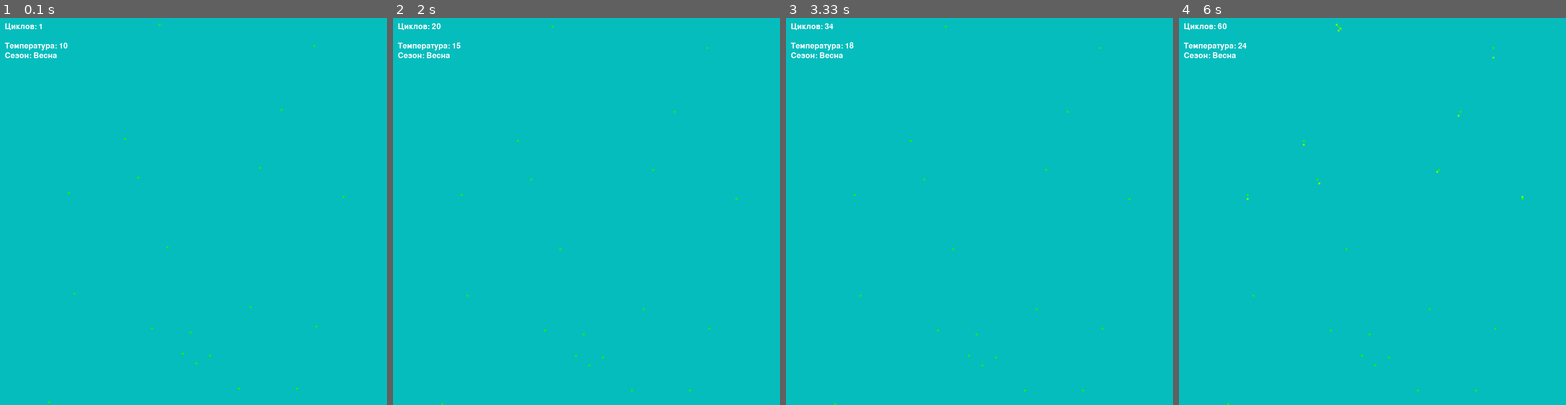
Above: before the commit, frames 1-4 (left to right).
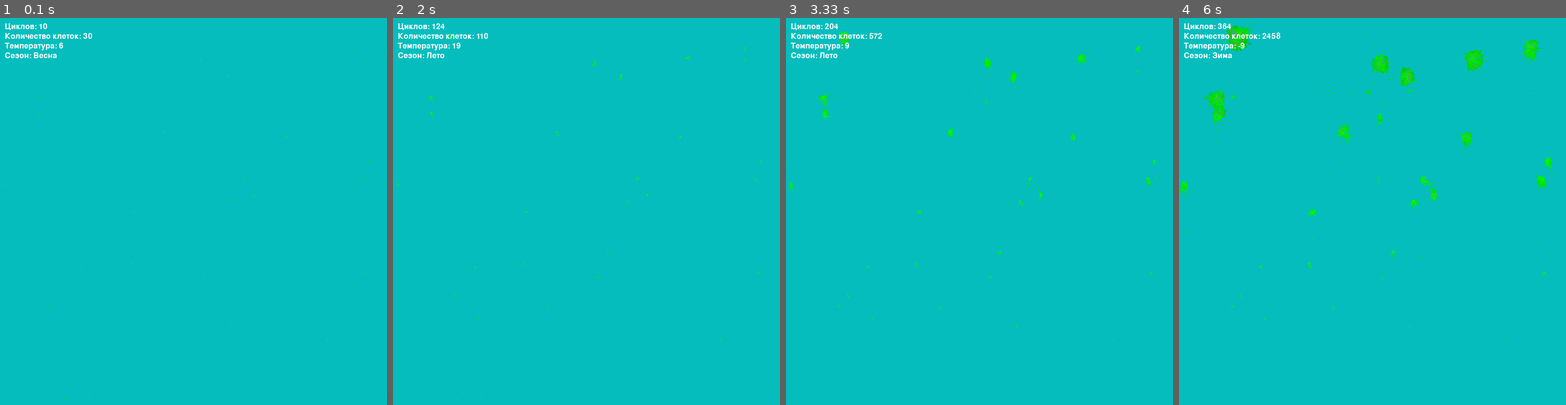
Above: after the commit, the same moments.

Repository: PilotOfAsuka/CellLabPython
Game: pygame game, started from BotsPython.py
The game is run twice, just before and just after one commit, with the same random seed, the same clock (stepped at 60 frames per second) and the same inputs.
Inputs:
- Up to frame 1 (0.1 s): no input
- Up to frame 2 (2 s): no input
- Up to frame 3 (3.33 s): no input
- Up to frame 4 (6 s): tap Enter every 0.33 s from 3.33 to 5.67 s

The runs differ from the first frame. In frame 1, 0.3% of the frame differs, in the area x 1-100%, y 1-100%; in frame 2, 0.4%; in frame 3, 0.7%; in frame 4, 1.9%, in the area x 0-97%, y 1-100%.

Commit message:
Update BotsPython.py Bug FIx ;)
Добавлен появление органической еды, структурирование кода, Bug Fix. В планах добавить хищников

Diff:
--- a/BotsPython.py
+++ b/BotsPython.py
@@ -4,31 +4,36 @@
 import math
 import copy
 
-# Инициализация Pygame
+# функция мутации
+def mutate_genome(genome):
+    mutation_chance = 0.05  # Шанс мутации для каждого гена
+    for i in range(len(genome)):
+        if random.random() < mutation_chance:
+            genome[i] = random.randint(0, 63)  # Новое случайное значение гена
+
+# Инициализация Pygame И его составляющих
 pygame.init()
+font = pygame.font.SysFont(None, 24)  # Выберите подходящий шрифт и размер
 
 # Константы
 WIDTH, HEIGHT = 800, 800
-CELL_SIZE = 4 # размер клетки изменяя этот параметр меняется масштаб
-GRID_SIZE = WIDTH // CELL_SIZE
+CELL_SIZE = 2 # размер клетки изменяя этот параметр меняется масштаб
+GRID_SIZE_W = WIDTH // CELL_SIZE
+GRID_SIZE_H = HEIGHT // CELL_SIZE
 cycle_count = 0
-max_temperature_change = 20  # Максимальное изменение температуры
-base_temperature = 10  # Базовая температура
-START_NUMOFCELL = 20 # Количество начальных клеток
+max_temperature_change = 15  # Максимальное изменение температуры
+base_temperature = 5  # Базовая температура
+START_NUM_OF_CELL = 30 # Количество начальных клеток
 Gen_size = 64 #Размер гена
-# словарь направлений
-class Direction:
-    UP = 0
-    RIGHT = 1
-    DOWN = 2
-    LEFT = 3
-
-move_actions = {
-    Direction.UP: lambda: (0, -1),   # Вверх
-    Direction.RIGHT: lambda: (1, 0), # Вправо
-    Direction.DOWN: lambda: (0, 1),  # Вниз
-    Direction.LEFT: lambda: (-1, 0), # Влево
-}
+
+# кортеж направлений
+move_actions = (
+    (0, -1),  # Вверх
+    (1, 0),  # Вправо
+    (0, 1),  # Вниз
+    (-1, 0)  # Влево
+)
+
 #>>>>>>>>>>><<<<<<<<<<<
 
 # Настройка окна
@@ -41,11 +46,18 @@
 BLACK = (0, 0, 0)
 FOOD_COLOR = (133,133,133)
 
+class Food:
+    def __init__(self, world, food=0, x = 0, y = 0, color=FOOD_COLOR):
+        self.world = world
+        self.food = food
+        self.color = color
+        self.position = (x, y)
 
 # Класс BotGenome, определяющий поведение и свойства бота
 class BotGenome:
-    def __init__(self, food = 500, x = 0, y = 0, color=(0, 255, 0), genome=[random.randint(0, 63) for _ in range(Gen_size)]):
+    def __init__(self, world, food = 500, x = 0, y = 0, color=(0, 255, 0), genome=[random.randint(0, 63) for _ in range(Gen_size)]):
         # Инициализация генома с заданным размером
+        self.world = world
         self.genome = genome
         self.ptr = 0  # УТК (указатель текущей команды)
         self.food = food
@@ -54,24 +66,24 @@
     MAX_ENERGY = 2100  # Максимальный уровень энергии для бота
 
         # функция выполнения генома
-    def execute_genome(self, world_grid):
-        self.food -= calculate_energy_cost(temperature, 15)
+    def execute_genome(self):
+        self.food -= calculate_energy_cost(self.world.temperature, 15)
         command = self.genome[self.ptr]
-        self.execute_command(command, world_grid)
+        self.execute_command(command)
         # Проверка на смерть бота, если его пищи нет
         if self.food < 0:
             x, y = self.position
-            world_grid[y][x] = None  # Удаление бота из сетки
+            self.world.world_grid[y][x] = None  # Удаление бота из сетки
         if self.food >= 2000:
-            self.reproduce(world_grid)
+            self.reproduce()
 
         # функция выполнений команд
-    def execute_command(self, command,world_grid):
+    def execute_command(self, command):
         # Выполнение команды в зависимости от числа
         if command in range(10,24):
             self.photosynthesis()
         elif command in range(25,30):
-            self.move(world_grid)
+            self.move()
         elif command == range(1,9):
             self.how_many_food()
         else:
@@ -80,8 +92,8 @@
 
         # функция фотосинтеза
     def photosynthesis(self):
-        light_intensity = get_light_intensity(self.position[1], cycle_count)
-        self.food += 1 * light_intensity   # Увеличиваем энергию в зависимости от интенсивности света
+        self.food += int(get_light_intensity(self.position[1], self.world.cycle_count))
+
         self.food = min(self.food, self.MAX_ENERGY)  # Ограничиваем максимальное количество энергии
         self.move_ptr()
 
@@ -97,30 +109,38 @@
         else:
             self.ptr = (self.ptr + self.genome[next_next_ptr_index]) % len(self.genome)
 
-        # функция движения клетки и проверки на столкновение
-
-    def move(self,world_grid):
+    # функция движения клетки и проверки на столкновение
+    def move(self):
         # Модификация для движения бота
         move_dir_index = (self.ptr + 1) % len(self.genome)
         move_dir = self.genome[move_dir_index] % 4  # Теперь у нас только 4 направления
-        dx, dy = move_actions.get(move_dir, lambda: (0, 0))()  # Получаем смещение
-        self.food -= calculate_energy_cost(temperature, 10)
+        dx, dy = move_actions[move_dir]  # Получаем смещение
 
         # Обновление позиции бота
         x, y = self.position
-        new_x, new_y = ((x + dx) % GRID_SIZE, (y + dy) % GRID_SIZE)
+        new_x = (x + dx) % GRID_SIZE_W
+        new_y = y + dy if -1 < y + dy < GRID_SIZE_H else y
 
             # Проверка, свободна ли новая позиция
-        if world_grid[new_y][new_x] is None:
+        if self.world.world_grid[new_y][new_x] is None:
             # Освобождаем текущую позицию
-            world_grid[y][x] = None
+            self.world.world_grid[y][x] = None
 
             # Перемещаем бота на новую позицию
             self.position = (new_x, new_y)
-            world_grid[new_y][new_x] = self
-
+            self.world.world_grid[new_y][new_x] = self
             # Уменьшение количества еды бота за движение
-            self.food -= 10  # логика расхода энергии
+            self.food -= calculate_energy_cost(self.world.temperature, 15)  # логика расхода энергии
+
+        elif isinstance(self.world.world_grid[new_y][new_x], Food):
+            # Освобождаем текущую позицию
+            self.world.world_grid[y][x] = None
+            # Перемещаем бота на новую позицию
+            self.world.world_grid[new_y][new_x] = self
+            self.position = (new_x, new_y)
+            # Увеличение энергии за еду (class Food)
+            self.food += 100  # логика расхода энергии
+
 
         dir_index = (self.ptr + 2) % len(self.genome)
         self.ptr = (self.ptr + self.genome[dir_index]) % len(self.genome)
@@ -135,56 +155,53 @@
         # Перемещения УТК к следующей команде
         self.ptr = (self.ptr + 1) % len(self.genome)
 
-        # функция мутации
-    def mutate_genome(self, genome):
-        mutation_chance = 0.05  # Шанс мутации для каждого гена
-        for i in range(len(genome)):
-            if random.random() < mutation_chance:
-                genome[i] = random.randint(0, 63)  # Новое случайное значение гена
-
-
         # функция деления
-    def reproduce(self, world_grid):
+    def reproduce(self):
         # Получаем список свободных позиций вокруг бота
-        free_positions = self.get_free_adjacent_positions(world_grid)
+        free_positions = self.get_free_adjacent_positions()
 
         if not free_positions:
-            self.food -= 500 # Нет свободных позиций для размножения
+            x, y = self.position
+            self.world.world_grid[y][x] = None # Удаление бота из сетки если Нет свободных позиций для размножения
+            if random.random() < 0.2:
+                self.world.world_grid[y][x] = Food(self, x=x,y=y,food=100)
             return
         # Выбираем случайную свободную позицию для нового бота
-        new_position = random.choice(free_positions)
-        x, y = new_position
+        x, y = random.choice(free_positions)
 
         # Копируем геном родителя
-        new_genome = copy.deepcopy(self.genome)
+        new_genome = self.genome.copy()
 
         # Проводим мутацию в геноме
-        self.mutate_genome(new_genome)
+        mutate_genome(new_genome)
 
         # Создаем нового бота с мутированным геномом
-        red_component = max(0, min(255, int(temperature * 5)))
-        new_color = (red_component, max(self.color[1] - 10, 0), 0)
-        new_bot = BotGenome(food=self.food // 2, x=x, y=y, color=new_color, genome=new_genome)
-        world_grid[y][x] = new_bot
+        new_color = (0, max(self.color[1] - 5, 0), 0)
+        new_bot = BotGenome(self.world, food=self.food // 2, x=x, y=y, color=new_color, genome=new_genome)
+        self.world.world_grid[y][x] = new_bot
         self.food //= 4
 
         # функция получения свободного места вокруг
-    def get_free_adjacent_positions(self, world_grid):
+    def get_free_adjacent_positions(self):
         x, y = self.position
         free_positions = []
-        for dx in [-1, 0, 1]:
-            for dy in [-1, 0, 1]:
-                if dx == 0 and dy == 0:
-                    continue
-                nx, ny = (x + dx) % GRID_SIZE, (y + dy) % GRID_SIZE
-                if world_grid[ny][nx] is None:
-                    free_positions.append((nx, ny))
+        for dx, dy in (
+                (-1, -1),
+                (0, -1),
+                (1, -1),
+                (1, 0),
+                (1, 1),
+                (0, 1),
+                (-1, 1),
+                (-1, 0),
+        ):
+            nx = (x + dx) % GRID_SIZE_W
+            ny = y + dy if -1 < y + dy < GRID_SIZE_H else y
+            if self.world.world_grid[ny][nx] is None:
+                free_positions.append((nx, ny))
         return free_positions
 
-
-
-
-#>>>>>>отдельные функции<<<<<<<<<
+# >>>>>>отдельные функции<<<<<<<<<
 # функция расчёта потребления энергии от температуры
 def calculate_energy_cost(temperature, base_energy_cost):
     optimal_temperature = 20  # Оптимальная температура
@@ -197,116 +214,147 @@
 
     return base_energy_cost * energy_cost_multiplier
 
-# функция получения сезона
-def draw_season_info(season):
-    season_text = font.render(f'Сезон: {season}', True, WHITE)
-    screen.blit(season_text, (10, 70))  # Поместите текст в нужное место на экране
-def get_current_season(cycle_count, season_length=450):
-    season_phase = (cycle_count % season_length) / season_length
-    if 0 <= season_phase < 0.25:
-        return "Весна"
-    elif 0.25 <= season_phase < 0.5:
-        return "Лето"
-    elif 0.5 <= season_phase < 0.75:
-        return "Осень"
-    else:
-        return "Зима"
-
-# Функция для обновления температуры
-def update_temperature(cycle_count):
-    global temperature
-    season_length = 450  # Длина сезонного цикла
-    season_phase = (cycle_count % season_length) / season_length
-    seasonal_temperature_variation = max_temperature_change * math.sin(season_phase * 2 * math.pi)  # Сезонное изменение температуры
-    temperature = base_temperature + seasonal_temperature_variation
-    temperature = int(temperature)
-    return temperature
-
-
-def draw_bot_count(bots):
-    count_text = font.render(f'Количество клеток: {len(bots)}', True, WHITE)
-    screen.blit(count_text, (10, 30))  # Меняйте положение текста при необходимости
-
-
-# Функция отрисовки бота
-def draw_bot(bot):
-    x, y = bot.position
-    rect = pygame.Rect(x * CELL_SIZE, y * CELL_SIZE, CELL_SIZE, CELL_SIZE)
-    pygame.draw.rect(screen, bot.color, rect)
-
-# функция отрисовки клеток
-def draw_bots(bots):
-    for bot in bots:
+
+# функция интенсивности света
+def get_light_intensity(y, cycle_count, season_length=450):
+    season_phase = cycle_count / season_length % 1
+    season_intensity = math.sin(season_phase * 1 * math.pi)  # Синусоидальная функция для имитации сезонов
+    vertical_intensity = max(1, GRID_SIZE_H - y)  # Изначальная логика
+    return vertical_intensity * (0.2 * season_intensity + 0.2)
+
+
+# Функция для генерации случайной свободной позиции
+def random_position(world_grid):
+    x = random.randint(0, GRID_SIZE_W - 1)
+    y = random.randint(0, GRID_SIZE_H - 1)
+    while world_grid[y][x] is not None:
+        x = random.randint(0, GRID_SIZE_W - 1)
+        y = random.randint(0, GRID_SIZE_H - 1)
+    return x, y
+
+class World:
+    temperature = base_temperature
+    cycle_count = 0
+    season = ''
+
+    def __init__(self, screen):
+        self.screen = screen
+        # Инициализация двумерного массива мира
+        self.world_grid = [[None for _ in range(GRID_SIZE_W)] for _ in range(GRID_SIZE_H)]
+        for _ in range(START_NUM_OF_CELL):
+            x, y = random_position(self.world_grid)
+            bot = BotGenome(self, x=x, y=y)
+            self.world_grid[y][x] = bot
+
+    def get_current_season(self, season_length=450):
+        season_phase = self.cycle_count / season_length % 1
+        if 0 <= season_phase < 0.25:
+            return "Весна"
+        elif 0.25 <= season_phase < 0.5:
+            return "Лето"
+        elif 0.5 <= season_phase < 0.75:
+            return "Осень"
+        else:
+            return "Зима"
+
+    # Функция для обновления температуры
+    def update_temperature(self):
+        season_length = 450  # Длина сезонного цикла
+        season_phase = (self.cycle_count % season_length) / season_length
+        seasonal_temperature_variation = max_temperature_change * math.sin(
+            season_phase * 2 * math.pi)  # Сезонное изменение температуры
+        self.temperature = int(base_temperature + seasonal_temperature_variation)
+
+    def update(self):
+
+        self.update_temperature()  # Обновляем температуру
+        self.season = self.get_current_season()  # Обновляем сезон
+        # Обновление состояния каждого бота
+        for y in range(GRID_SIZE_H):
+            for x in range(GRID_SIZE_W):
+                obj = self.world_grid[y][x]
+                if isinstance(obj, BotGenome):
+                    obj.execute_genome()
+        self.cycle_count += 1
+
+    # Функция отрисовки бота
+    def draw_bot(self, bot):
         x, y = bot.position
         rect = pygame.Rect(x * CELL_SIZE, y * CELL_SIZE, CELL_SIZE, CELL_SIZE)
-        pygame.draw.rect(screen, bot.color, rect)
-
-# функция интенсивности света
-def get_light_intensity(y, cycle_count):
-    season_length = 450  # Длина сезонного цикла
-    season_phase = (cycle_count % season_length) / season_length
-    season_intensity = math.sin(season_phase * 1 * math.pi)  # Синусоидальная функция для имитации сезонов
-    vertical_intensity = max(1, GRID_SIZE - y)  # Изначальная логика
-    return vertical_intensity * (0.5 * season_intensity + 0.5)
-
-
-font = pygame.font.SysFont(None, 24)  # Выберите подходящий шрифт и размер
-
-# функция подсчета циклов
-def draw_cycle_count(cycle_count):
-    text = font.render(f'Циклов: {cycle_count}', True, WHITE)
-    screen.blit(text, (10, 10))  # Размещение текста в левом верхнем углу
-
-# функция подсчета темпeратуры
-def draw_temp_count(temperature):
-    text = font.render(f'Темпeратура: {temperature}', True, WHITE)
-    screen.blit(text, (10, 50))  # Размещение текста в левом верхнем углу
-
-# Инициализация двумерного массива мира
-world_grid = [[None for _ in range(GRID_SIZE)] for _ in range(GRID_SIZE)]
-
-# Функция для генерации случайной свободной позиции
-def random_position(world_grid):
-    x, y = random.randint(0, GRID_SIZE - 1), random.randint(0, GRID_SIZE - 1)
-    while world_grid[y][x] is not None:
-        x, y = random.randint(0, GRID_SIZE - 1), random.randint(0, GRID_SIZE - 1)
-    return x, y
-
-for _ in range(START_NUMOFCELL):
-    x, y = random_position(world_grid)
-    bot = BotGenome(x=x, y=y)
-    world_grid[y][x] = bot
-
-# Основной цикл
-while True:
-    update_temperature(cycle_count)  # Обновляем температуру
-    current_season = get_current_season(cycle_count) #Обновляем сезон
-
-    for event in pygame.event.get():
-        if event.type == pygame.QUIT:
-            pygame.quit()
-            sys.exit()
-
-    # Обновление состояния каждого бота
-    for y in range(GRID_SIZE):
-        for x in range(GRID_SIZE):
-            bot = world_grid[y][x]
-            if bot is not None:
-                bot.execute_genome(world_grid)
-
-    # Обновление дисплея
-    screen.fill(BKG_color)
-
-    for y in range(GRID_SIZE):
-        for x in range(GRID_SIZE):
-            bot = world_grid[y][x]
-            if bot is not None:
-                draw_bot(bot)
-
-    cycle_count += 1
-    draw_cycle_count(cycle_count)
-    draw_temp_count(temperature)
-    draw_season_info(current_season)
-    pygame.display.flip()
-    print(f'Цикл номер: {cycle_count}')
-    pygame.time.delay(100)  # Задержка в 100 миллисекунд
+        pygame.draw.rect(self.screen, bot.color, rect)
+
+    # функция подсчета циклов
+    def draw_cycle_count(self):
+        text = font.render(f'Циклов: {self.cycle_count}', True, WHITE)
+        self.screen.blit(text, (10, 10))  # Размещение текста в левом верхнем углу
+
+    # функция подсчета температуры
+    def draw_temp_count(self):
+        text = font.render(f'Темпeратура: {self.temperature}', True, WHITE)
+        self.screen.blit(text, (10, 50))  # Размещение текста в левом верхнем углу
+
+    def draw_bot_count(self, count):
+        count_text = font.render(f'Количество клеток: {count}', True, WHITE)
+        self.screen.blit(count_text, (10, 30))  # Меняйте положение текста при необходимости
+
+    # функция получения сезона
+    def draw_season_info(self):
+        season_text = font.render(f'Сезон: {self.season}', True, WHITE)
+        self.screen.blit(season_text, (10, 70))  # Поместите текст в нужное место на экране
+
+    def draw(self):
+        # Отрисовка ботов
+        count_of_bots = 0
+        for y in range(GRID_SIZE_H):
+            for x in range(GRID_SIZE_W):
+                obj = self.world_grid[y][x]
+                if isinstance(obj, BotGenome):
+                    self.draw_bot(obj)
+                    count_of_bots += 1
+                elif isinstance(obj, Food):
+                    self.draw_bot(obj)
+
+        self.draw_cycle_count()
+        self.draw_bot_count(count_of_bots)
+        self.draw_temp_count()
+        self.draw_season_info()
+
+
+class App:
+    def __init__(self):
+        self.run = True
+        self.screen = pygame.display.set_mode((WIDTH, HEIGHT))
+        pygame.display.set_caption('Bot Simulation')
+        self.world = World(self.screen)
+
+
+    def event(self):
+        for event in pygame.event.get():
+            if event.type == pygame.QUIT:
+                self.run = False
+
+    def update(self):
+        self.world.update()
+
+    def draw(self):
+        # Обновление дисплея
+        self.screen.fill(BKG_color)
+
+        self.world.draw()
+
+        pygame.display.flip()
+
+    def loop(self):
+        while self.run:
+            self.event()
+            self.update()
+            self.draw()
+
+            # print(f'Цикл номер: {self.world.cycle_count}')
+            # pygame.time.delay(100)  # Задержка в 100 миллисекунд
+        pygame.quit()
+
+
+if __name__ == '__main__':
+    app = App()
+    app.loop()
